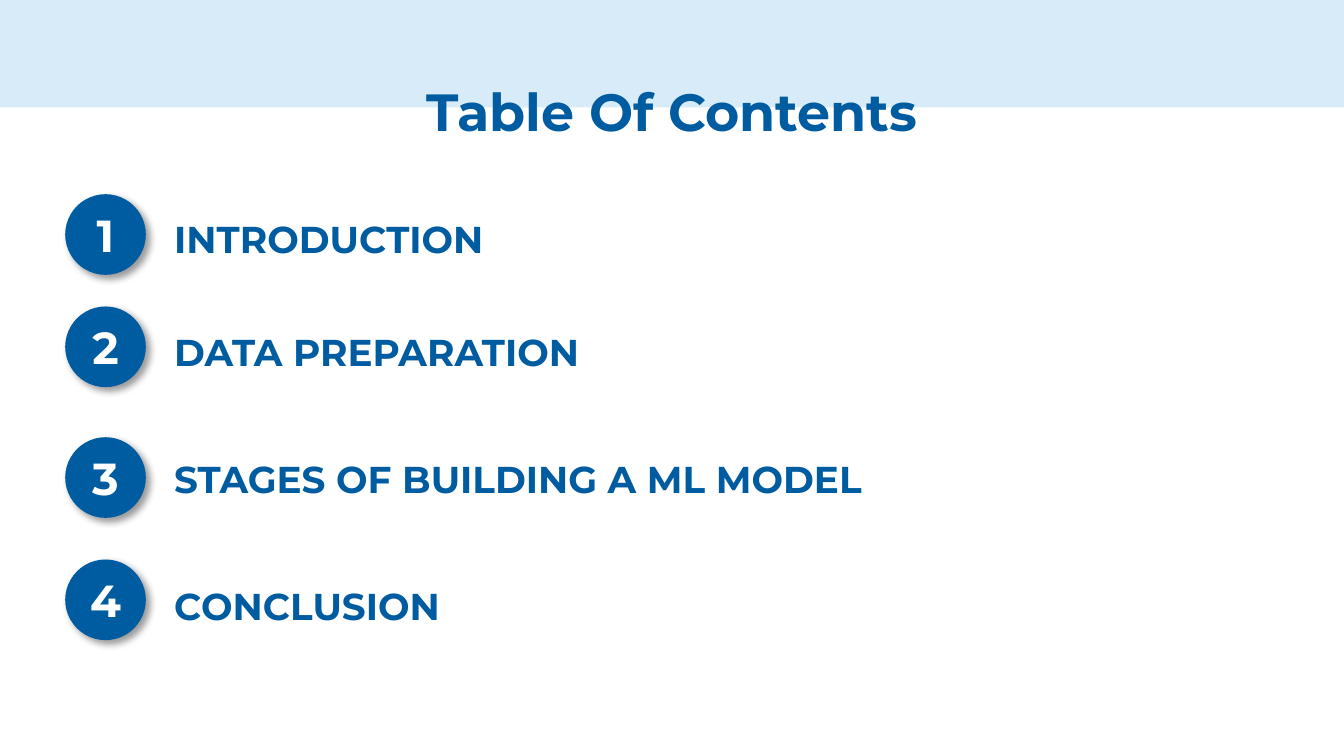
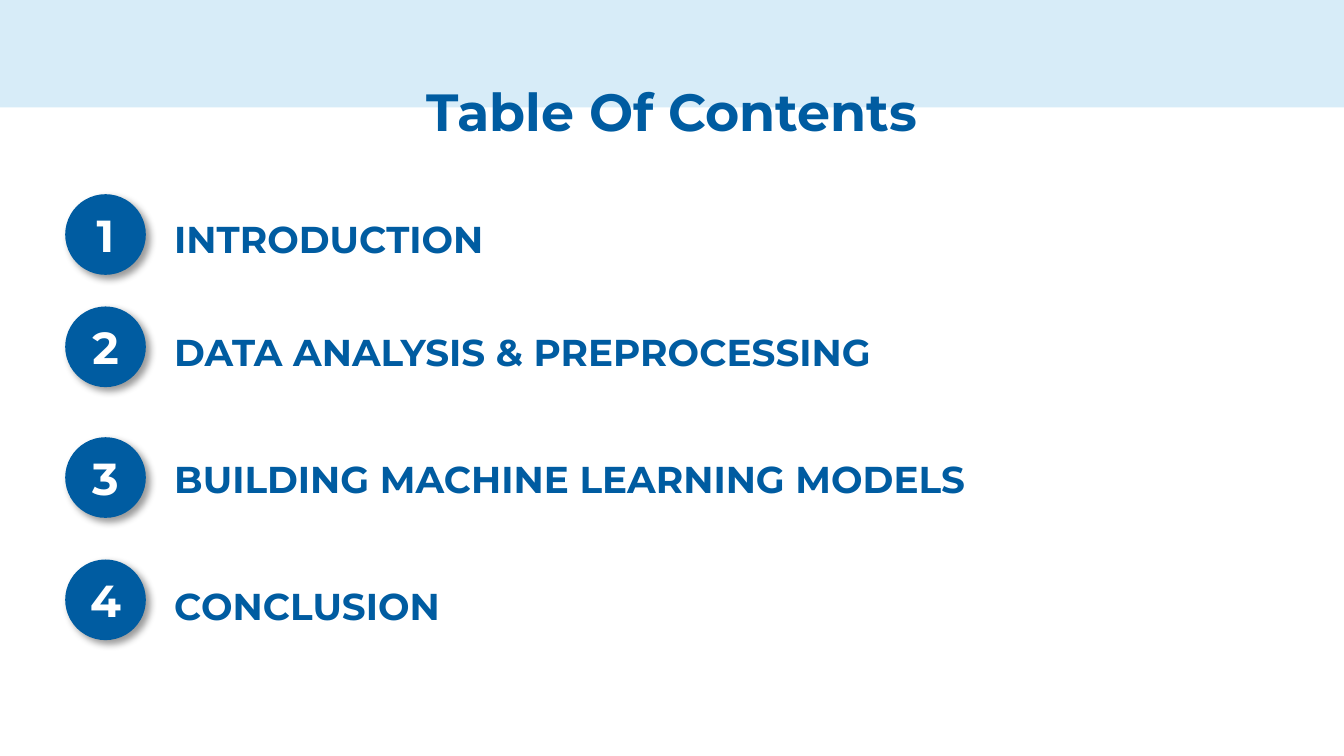
Before and after one commit to haiphan2000/CS114-Machine-Learning, a slide deck: slide 2 of ML slides.pptx. Drawn at 1344x756 pixels with LibreOffice and Linux fonts; fonts in the diff are those of the drawing. Boxes give left, top, right and bottom in pixels: in the first picture for what was removed or moved away, otherwise in the second. Text is boxed around its words. In the diff, an @@ line names an element or a change of style, - is before the commit and + after.

```diff
--- a/ML slides.pptx
+++ b/ML slides.pptx
@@ text at <box>174,339,871,367</box>: text changed @@
-DATA PREPARATION
+DATA ANALYSIS & PREPROCESSING
@@ text at <box>174,466,965,494</box>: text changed @@
-STAGES OF BUILDING A ML MODEL
+BUILDING MACHINE LEARNING MODELS
```
Also in this commit, not shown: 7 other slides changed, 4 slides added, 1 slide removed, 2 other files.
